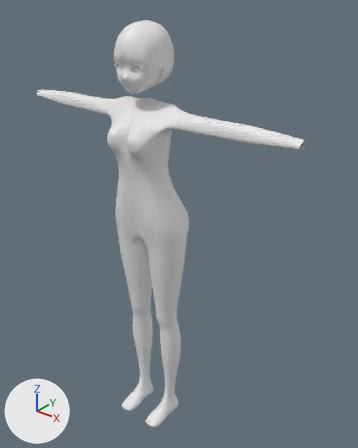
Renders of the Blender file StreamingAssets/Model/Estin.blend from each side of a commit.
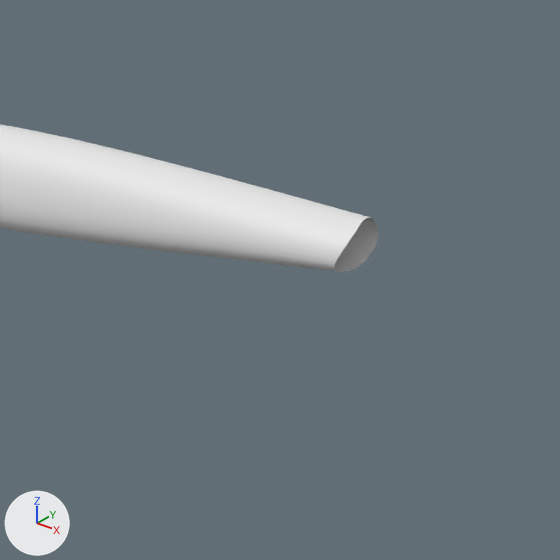
The first picture shows the older version from a 50 mm lens placed at (1.61, -1.73, 2.43), pointed at (0.1, 0.16, 1.26). The close-ups show both versions on the part from 67% to 95% of the width and 23% to 45% of the height of that picture. Lighting does not change. The marker at lower left points along +X, +Y and +Z.

Objects in the first close-up: 'Body'.
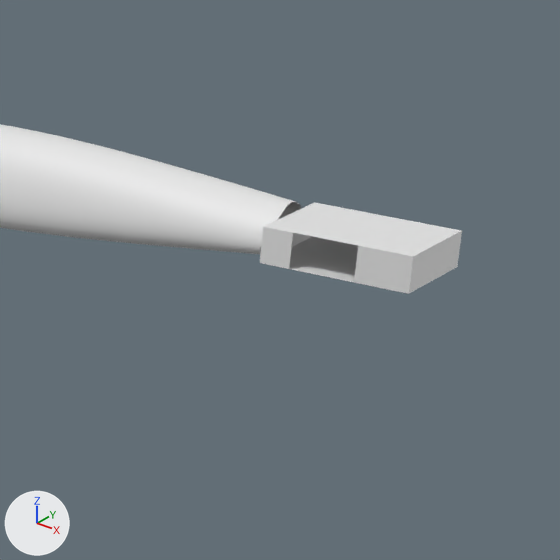
Diff of the bpy script that builds the scene:
```diff
--- a/StreamingAssets/Model/Estin.blend.py
+++ b/StreamingAssets/Model/Estin.blend.py
@@ me_立方体_004 @@
 me_立方体_004.from_pydata(...)  # 210 vertices, 197 faces; spans x -0.02..8.78, y -3.06..1.57, z -4.42..1.04
 # used by ob_body; location = (0.0, 0.016, 1.566); rotation_euler = (0.0989, 0.0, 0.0), in degrees (5.7, 0, 0); scale = (0.0938, 0.102, 0.355)
 # before: 74 (8.74, 0.52, 0.88), 75 (8.77, 0.35, 0.87), 76 (8.73, 0.7, 0.87), 77 (8.78, 0.76, 0.83), 78 (8.72, 0.22, 0.84)
 # before: 79 (8.73, 0.67, 0.79), 80 (8.66, 0.22, 0.79), 81 (8.74, 0.45, 0.78)
+# me_立方体_004 part 1
+for i in [*range(74, 82)]: me_立方体_004.vertices[i].co += Vector((-0.61, 0.0, 0.0))
@@ me_平面 @@
+me_平面.from_pydata([(-1.0, -1.0, 0.0), (1.0, -1.0, 0.0), (-1.0, 1.0, 0.0), (1.0, 1.0, 0.0), (0.28, -1.0, 0.0), (0.28, 1.0, 0.0), (-1.0, 1.0, 0.47), (-1.0, -1.0, 0.47), (0.28, -1.0, 0.47), (1.0, -1.0, 0.47), (1.0, 1.0, 0.47), (0.28, 1.0, 0.47), (-0.59, 1.0, 0.0), (-0.59, -1.0, 0.0), (-0.59, 1.0, 0.47), (-0.59, -1.0, 0.47), (-0.05, -1.0, 0.0), (-0.05, -1.0, 0.47), (-0.05, 1.0, 0.0), (-0.05, 1.0, 0.47)], [], [(4, 5, 3, 1), (16, 18, 5, 4), (8, 9, 10, 11), (17, 8, 11, 19), (2, 0, 7, 6), (3, 5, 11, 10), (12, 2, 6, 14), (4, 1, 9, 8), (1, 3, 10, 9), (0, 13, 15, 7), (18, 12, 14, 19), (7, 15, 14, 6), (0, 2, 12, 13), (5, 18, 19, 11), (15, 17, 19, 14), (13, 12, 18, 16)])
@@ ob_hand @@
+ob_hand = bpy.data.objects.new('Hand', me_平面)
+ob_hand.location = (0.822, 0.033, 1.852)
+ob_hand.scale = (0.0557, 0.0386, 0.0557)
```

Boxes (x1, y1, x2, y2) around the edits, measured in the close-ups (560 x 560 px; the box of a moved part takes in the faces that stretch with it):
'Body', reshaped
    before: (0, 125, 378, 272)
    after: (0, 124, 302, 254)
'Hand', added
    after: (260, 202, 462, 294)
part 1 of me_立方体_004, moved or reshaped
    before: (47, 138, 378, 272)
    after: (47, 137, 302, 254)
